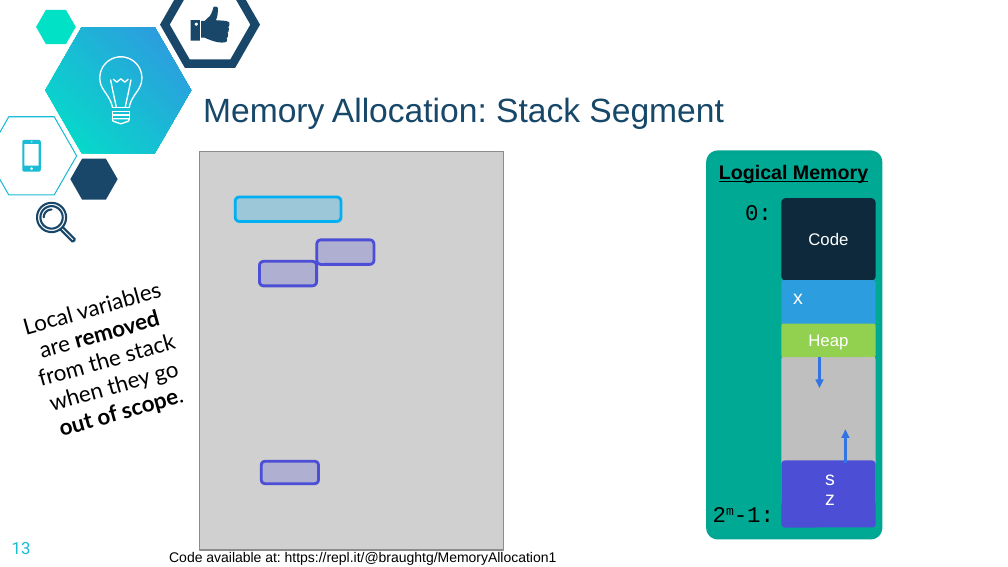
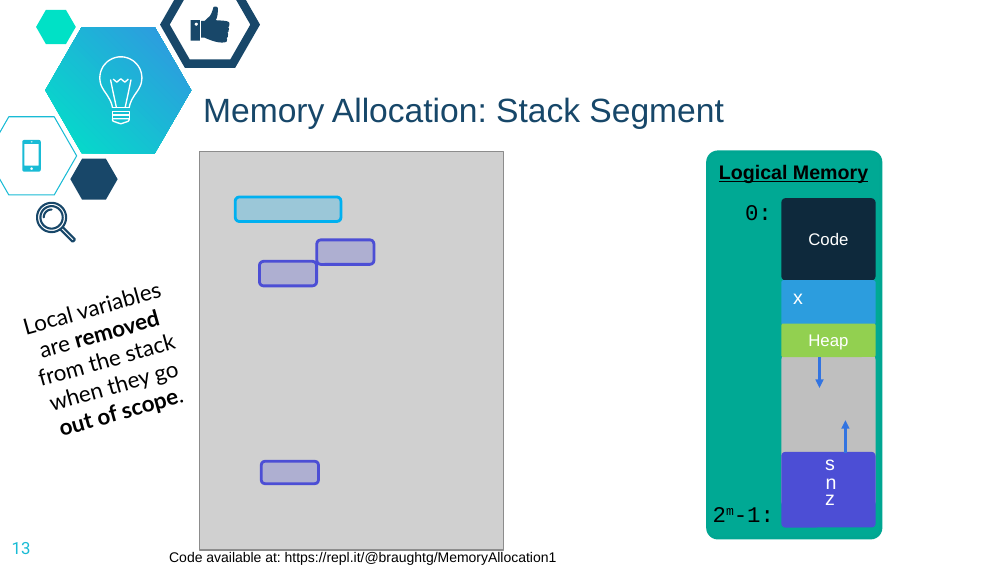
Before and after one commit to dickinson-comp256/COMP256, a slide deck: slide 13 of docs/slides/23-S-LogicalMemory.pptx. Drawn at 1008x567 pixels with LibreOffice and Linux fonts; fonts in the diff are those of the drawing; grey boxes stand for pictures; background and template pictures are left out. Boxes give left, top, right and bottom in pixels: in the first picture for what was removed or moved away, otherwise in the second. Text is boxed around its words. In the diff, an @@ line names an element or a change of style, - is before the commit and + after.

```diff
--- a/docs/slides/23-S-LogicalMemory.pptx
+++ b/docs/slides/23-S-LogicalMemory.pptx
@@ text "s": place and size @@
-text "s" at [825, 474, 835, 485]
+text "s" at [825, 459, 835, 470]
@@ arrow moved from (846, 463) - (846, 429) to (846, 454) - (846, 420) @@
@@ rounded rectangle: place and size @@
-rounded rectangle at [781, 461, 875, 528]
+rounded rectangle at [781, 452, 875, 527]
@@ text added at [826, 478, 837, 489], 14 pt, text #FFFFFF @@
+n
```
Also in this commit, not shown: 3 other slides changed.
